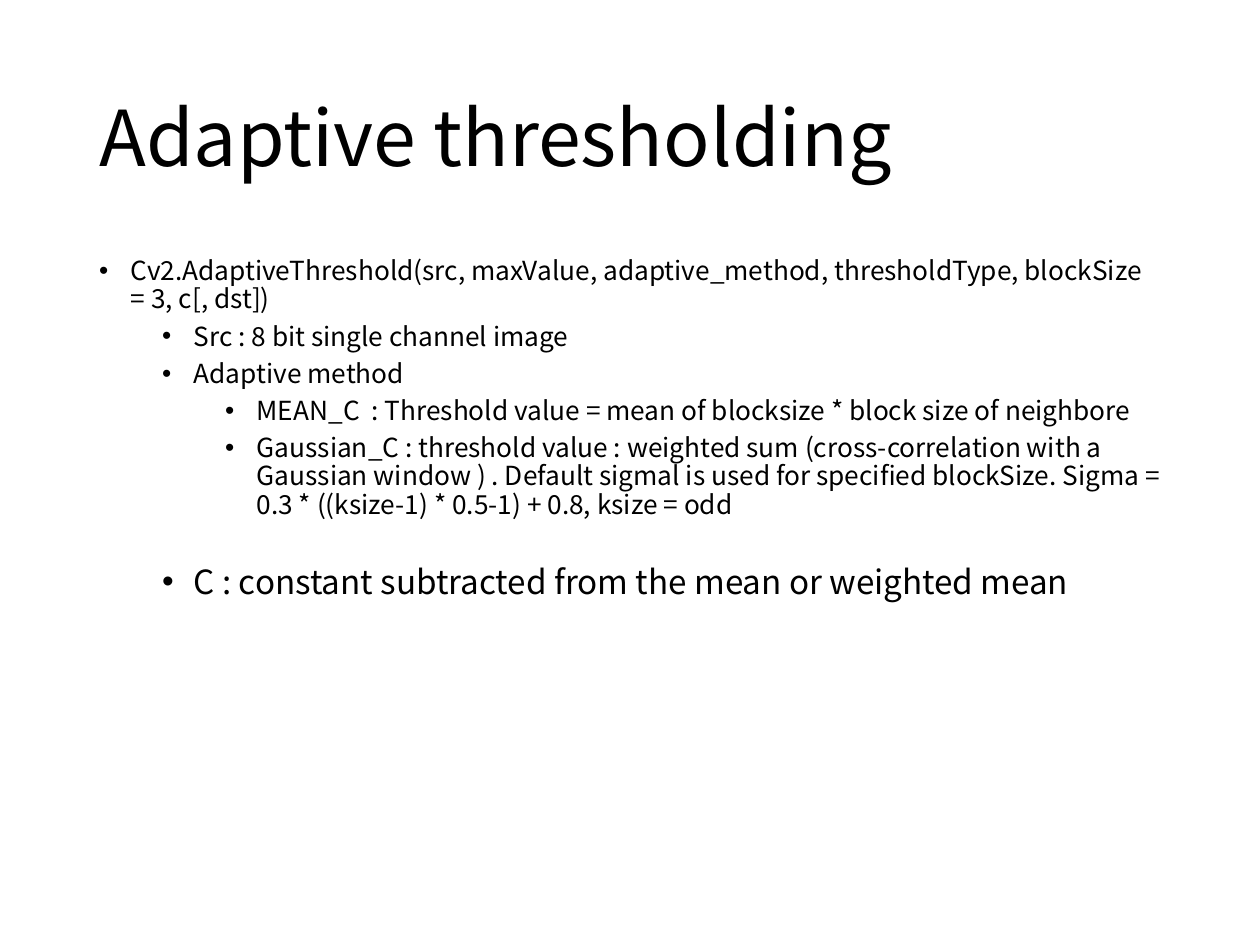
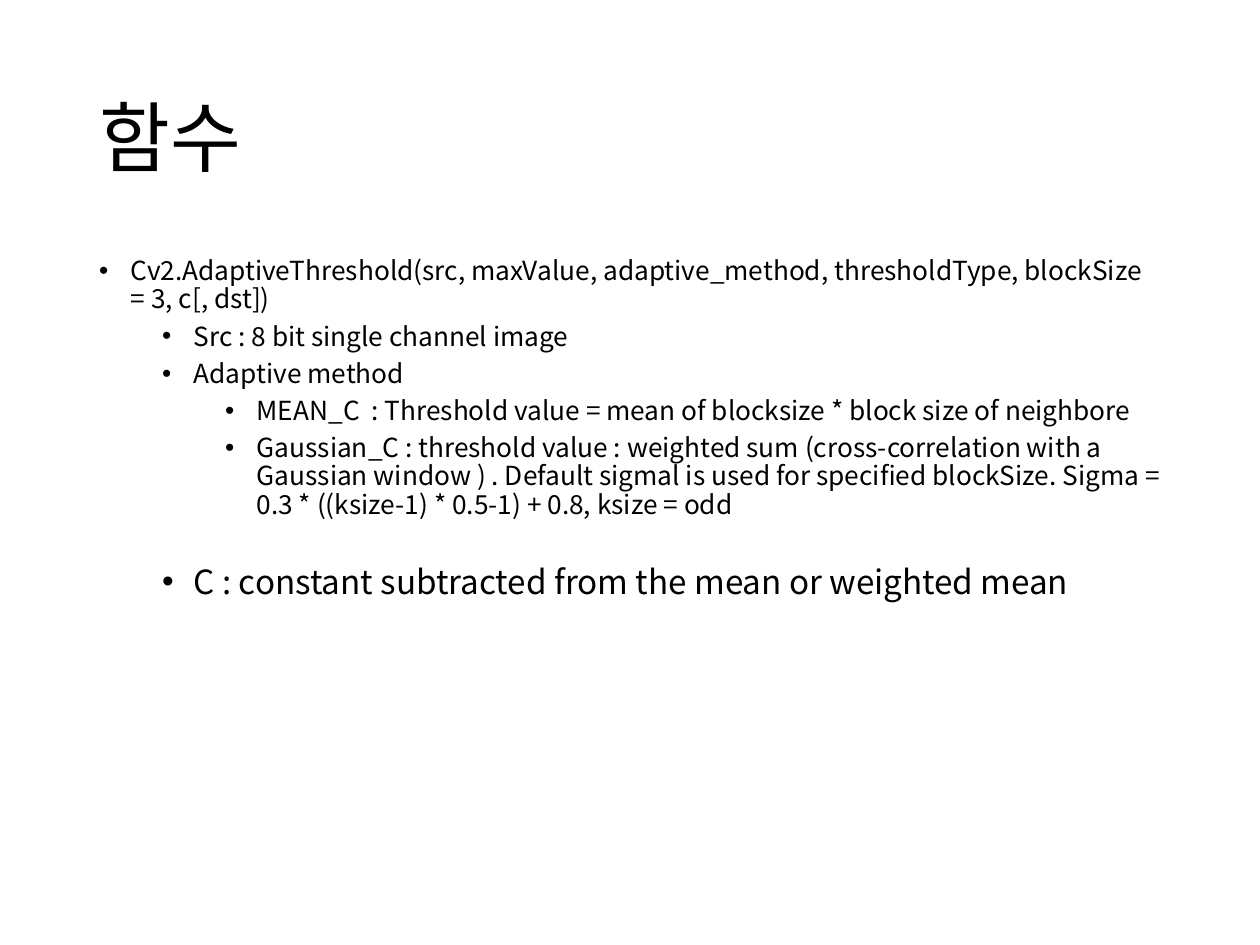
Before and after one commit to boy1089/MyProject, a slide deck: slide 9 of thresholding.pptx (slide 10 before the commit). Drawn at 1260x945 pixels with LibreOffice and Linux fonts; fonts in the diff are those of the drawing. Boxes give left, top, right and bottom in pixels: in the first picture for what was removed or moved away, otherwise in the second. Text is boxed around its words. In the diff, an @@ line names an element or a change of style, - is before the commit and + after.

```diff
--- a/thresholding.pptx
+++ b/thresholding.pptx
@@ title at bbox=[99, 101, 241, 172]: text changed @@
-Adaptive thresholding
+함수
```
Also in this commit, not shown: 7 other slides changed, 9 slides added, 2 slides removed.
